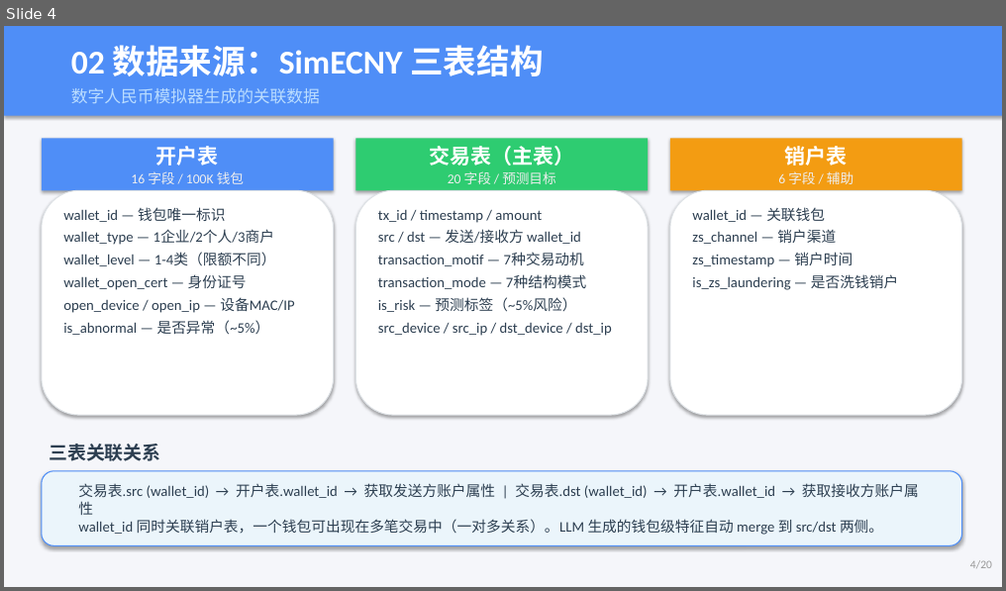
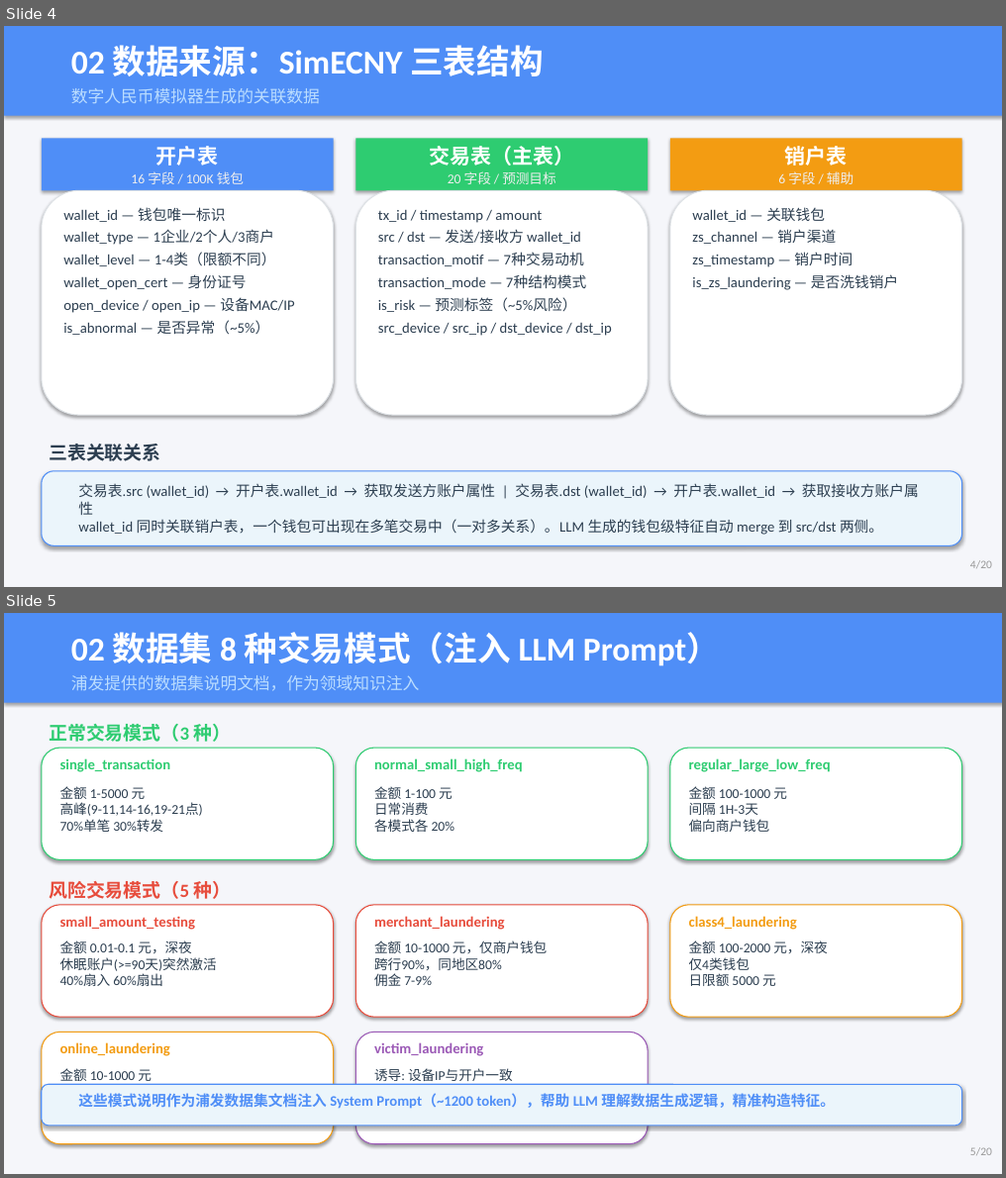
Before and after one commit to youchengsong/large-llm-create-feature, a slide deck: LLM_Feature_Engineering_Report.pptx. Shown one above the other, each under a label of ours: slide 4 before the commit, slides 4 and 5 after it. The pictures are 1006x591 and 1006x1178 pixels, drawn with LibreOffice and Linux fonts; fonts in the diff are those of the drawing. Boxes give left, top, right and bottom in pixels: in the first picture for what was removed or moved away, otherwise in the second. Text is boxed around its words. In the diff, an @@ line names an element or a change of style, - is before the commit and + after.

```diff
--- a/LLM_Feature_Engineering_Report.pptx
+++ b/LLM_Feature_Engineering_Report.pptx
@@ slide 5 added at (4, 613, 1002, 1174), background #F5F6FA @@
@@ rectangle added at (4, 613, 1002, 703), fill #4F8EF7 @@
@@ text added at (71, 632, 720, 666), 32 pt, text #FFFFFF, bold @@
+02 数据集 8 种交易模式（注入 LLM Prompt）
@@ text added at (71, 675, 420, 691), 16 pt, text #BBDDFF @@
+浦发提供的数据集说明文档，作为领域知识注入
@@ text added at (49, 724, 231, 742), 18 pt, text #2ECC71, bold @@
+正常交易模式（3 种）
@@ rounded rectangle added at (42, 748, 334, 861), fill #FFFFFF, outline #2ECC71 1 pt @@
@@ text added at (60, 759, 171, 772), 14 pt, text #2ECC71, bold @@
+single_transaction
@@ rounded rectangle added at (355, 748, 648, 861), fill #FFFFFF, outline #2ECC71 1 pt @@
@@ text added at (374, 759, 523, 772), 14 pt, text #2ECC71, bold @@
+normal_small_high_freq
@@ rounded rectangle added at (670, 748, 962, 861), fill #FFFFFF, outline #2ECC71 1 pt @@
@@ text added at (689, 759, 831, 772), 14 pt, text #2ECC71, bold @@
+regular_large_low_freq
@@ text added at (60, 786, 203, 832), 13 pt, text #2C3E50 @@
+金额 1-5000 元
+高峰(9-11,14-16,19-21点)
+70%单笔 30%转发
@@ text added at (374, 786, 455, 832), 13 pt, text #2C3E50 @@
+金额 1-100 元
+日常消费
+各模式各 20%
@@ text added at (689, 786, 787, 832), 13 pt, text #2C3E50 @@
+金额 100-1000 元
+间隔 1H-3天
+偏向商户钱包
@@ rounded rectangle added at (42, 905, 334, 1017), fill #FFFFFF, outline #E74C3C 1 pt @@
@@ text added at (49, 881, 231, 899), 18 pt, text #E74C3C, bold @@
+风险交易模式（5 种）
@@ rounded rectangle added at (355, 905, 648, 1017), fill #FFFFFF, outline #E74C3C 1 pt @@
@@ rounded rectangle added at (670, 905, 962, 1017), fill #FFFFFF, outline #F39C12 1 pt @@
@@ text added at (60, 916, 195, 930), 14 pt, text #E74C3C, bold @@
+small_amount_testing
@@ text added at (374, 916, 505, 930), 14 pt, text #E74C3C, bold @@
+merchant_laundering
@@ text added at (689, 916, 797, 930), 14 pt, text #F39C12, bold @@
+class4_laundering
@@ text added at (60, 941, 217, 986), 13 pt, text #2C3E50 @@
+金额 0.01-0.1 元，深夜
+休眠账户(>=90天)突然激活
+40%扇入 60%扇出
@@ text added at (374, 941, 547, 986), 13 pt, text #2C3E50 @@
+金额 10-1000 元，仅商户钱包
+跨行90%，同地区80%
+佣金 7-9%
@@ text added at (689, 941, 827, 986), 13 pt, text #2C3E50 @@
+金额 100-2000 元，深夜
+仅4类钱包
+日限额 5000 元
@@ rounded rectangle added at (42, 1032, 334, 1145), fill #FFFFFF, outline #F39C12 1 pt @@
@@ text added at (60, 1043, 170, 1057), 14 pt, text #F39C12, bold @@
+online_laundering
@@ rounded rectangle added at (355, 1032, 648, 1145), fill #FFFFFF, outline #9B59B6 1 pt @@
@@ text added at (374, 1043, 483, 1057), 14 pt, text #9B59B6, bold @@
+victim_laundering
@@ rounded rectangle added at (42, 1084, 962, 1126), fill #EBF5FB, outline #4F8EF7 1 pt @@
@@ text added at (60, 1067, 152, 1108), 13 pt, text #2C3E50 @@
+金额 10-1000 元
+深夜(20-1点)
+交易次数多
@@ text added at (374, 1068, 526, 1109), 13 pt, text #2C3E50 @@
+诱导: 设备IP与开户一致
+盗用: 设备IP与开户不一致
+两种子模式
@@ text added at (78, 1093, 835, 1109), 14 pt, text #4F8EF7, bold @@
+这些模式说明作为浦发数据集文档注入 System Prompt（~1200 token），帮助 LLM 理解数据生成逻辑，精准构造特征。
@@ text added at (970, 1148, 992, 1156), 11 pt, text #999999 @@
+5/20
```
Also in this commit, not shown: 10 slides changed, 1 slide removed, 2 other files.
